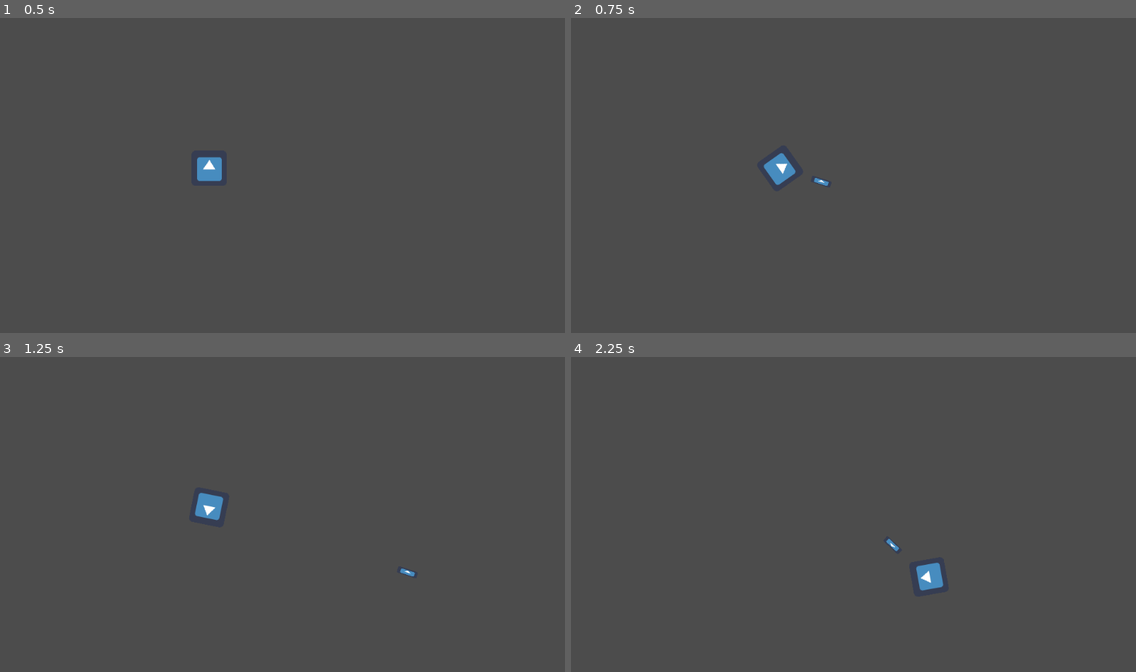
Above: before the commit, frames 1-4 (two rows, left to right).
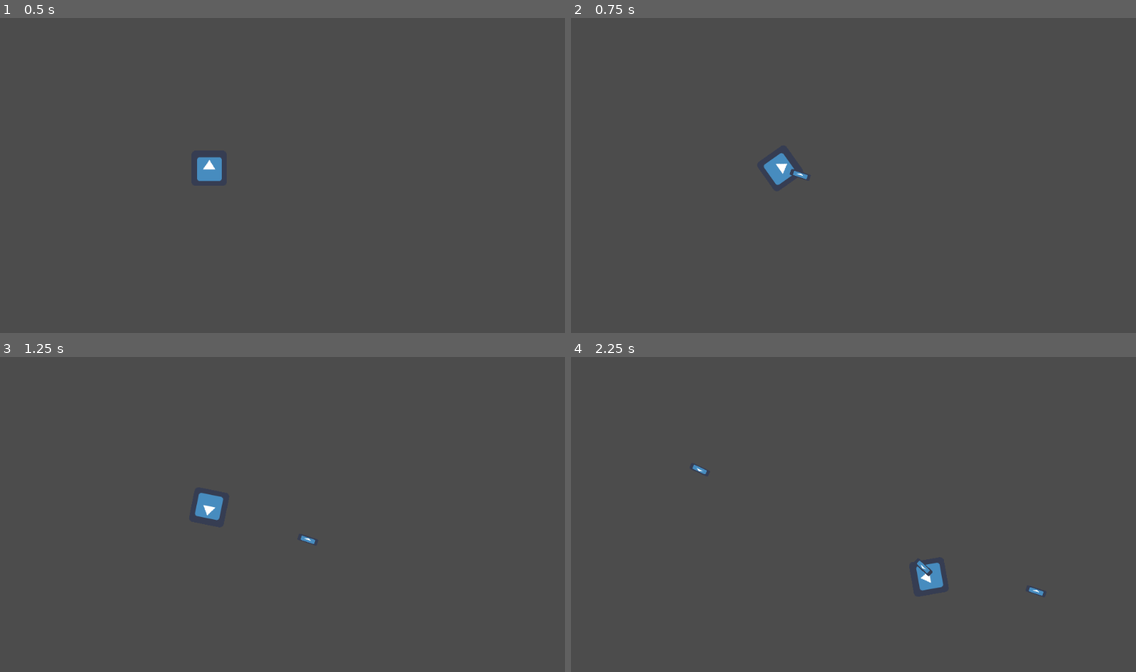
Above: after the commit, the same moments.

Repository: adrianriverof/juego-viaje
Game: Godot game, scene res://player.tscn
The game is run twice, just before and just after one commit, with the same random seed, the same clock (stepped at 60 frames per second) and the same inputs. The project has no main scene, so this scene is started directly. The engine's default icon, where the game draws it, is replaced by a stand-in: a white triangle on a blue panel in a dark square.
Inputs:
- Up to frame 1 (0.5 s): no input
- Up to frame 2 (0.75 s): tap Enter at 0.5 s; hold G (p1right) from 0.53 s (still down); tap S (p1shoot) at 0.6 s
- Up to frame 3 (1.25 s): keep holding G (p1right)
- Up to frame 4 (2.25 s): release G (p1right) at 1.28 s; hold F (p1down) 1.28-2.03 s; tap S (p1shoot) at 1.35, 2.1 s; hold G (p1right) from 2.03 s (still down)

Frame 1 is identical in both runs. In frame 2, less than 0.1% of the frame differs, in the area x 38-46%, y 47-54%; in frame 3, less than 0.1%; in frame 4, 0.2%, in the area x 21-84%, y 34-76%.

Commit message:
refactor y ajuste de bullet

Diff:
--- a/bullet.gd
+++ b/bullet.gd
@@ -3,16 +3,22 @@
 
 var direction
 var direction_vect = Vector2(1,0)
-var speed = 10
+var speed = 5
+var factor_inercia = 0.02
+
+var parent_velocity = Vector2.ZERO
 var inertia = Vector2(0,0)
 var velocity = Vector2(0,0)
 
 
 func _ready():
+	calcula_inercia()
 	rota_la_direccion()
 	aplica_inercia_y_velocidad()
 	rotacion_general()
 
+func calcula_inercia():
+	inertia = parent_velocity * factor_inercia
 
 func rota_la_direccion():
 	direction_vect = direction_vect.rotated(direction)
--- a/player.gd
+++ b/player.gd
@@ -31,7 +31,7 @@
 
 	var bullet_instance = bullet.instance()
 	bullet_instance.position = get_global_position()
-	bullet_instance.inertia = velocity * 0.01
+	bullet_instance.parent_velocity = velocity
 	bullet_instance.direction = bullet_direction
 
 	get_tree().get_root().add_child(bullet_instance)
